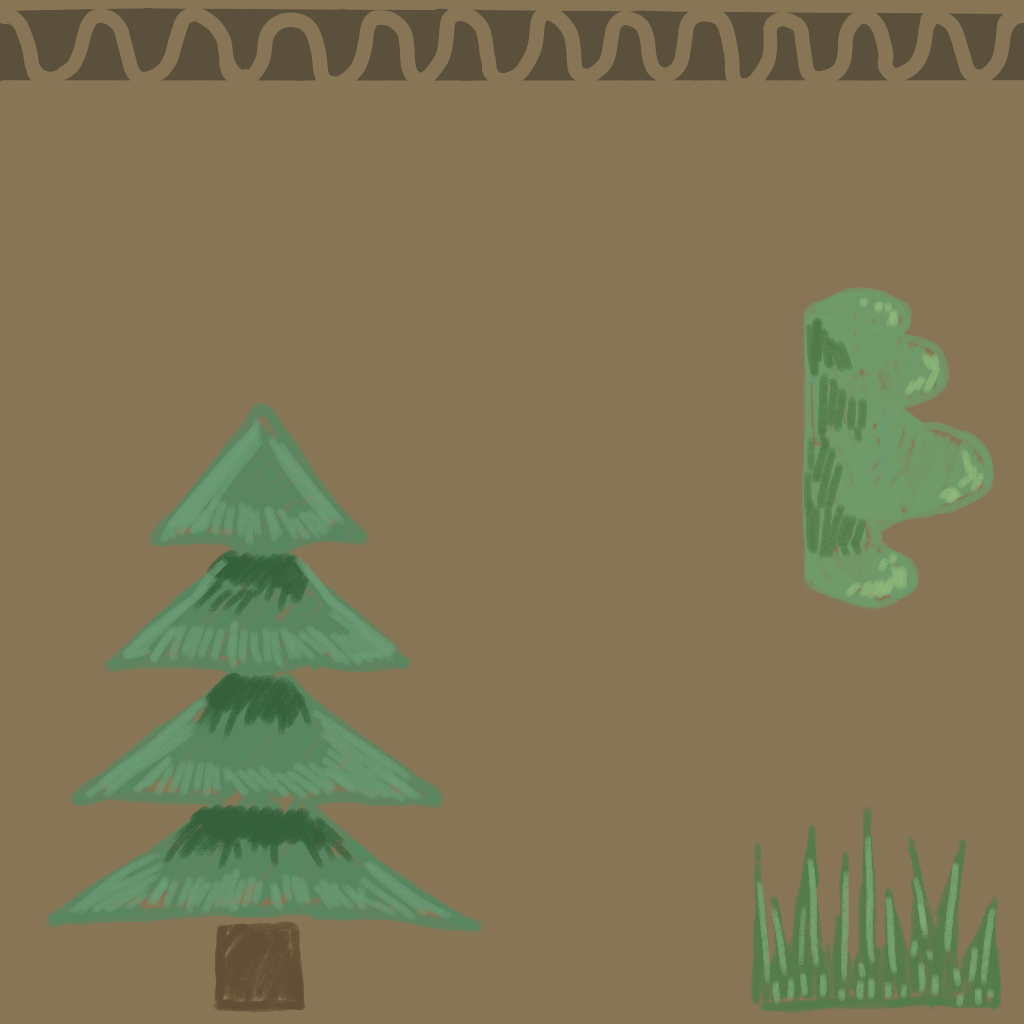
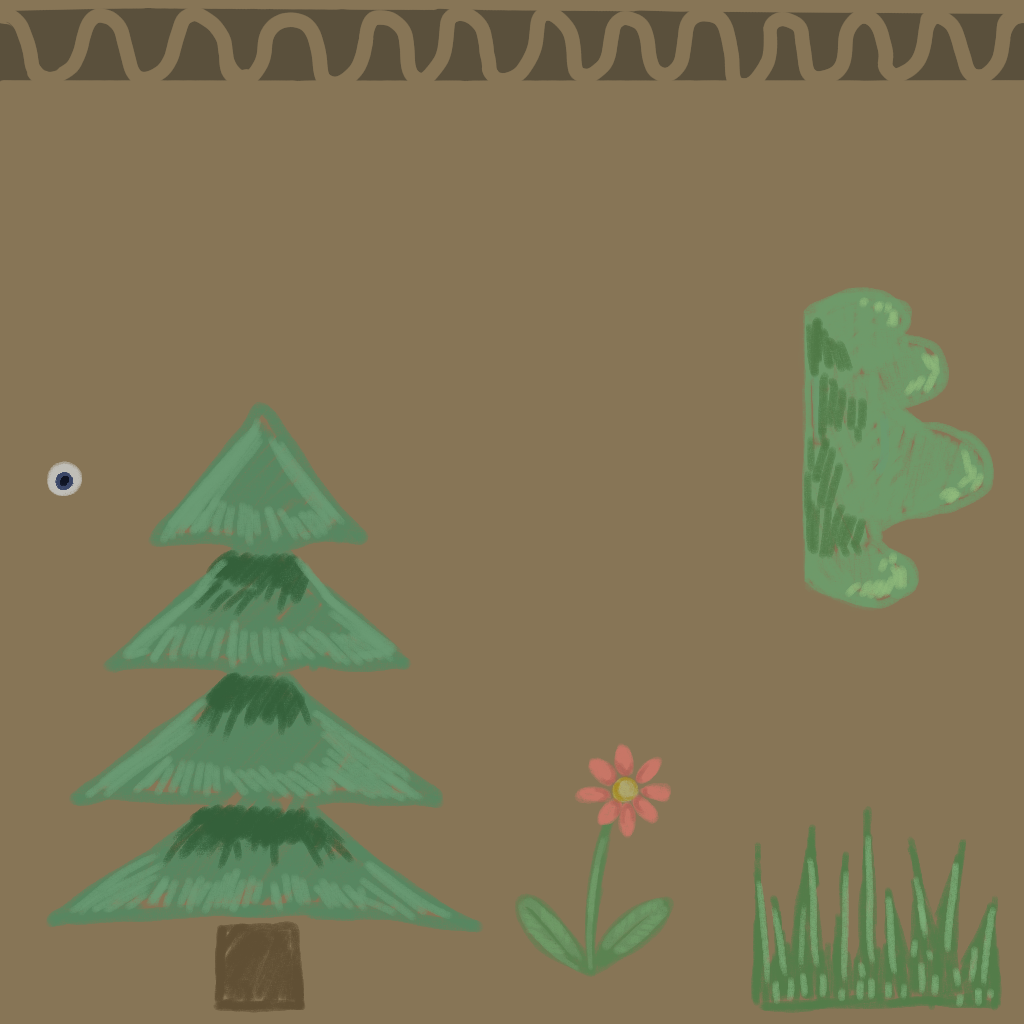
Layer changes from the first w=1024, h=1024 image to the second:
painted on "Paint Layer 3" over [47, 461, 674, 977]
painted on "Paint Layer 2" over [47, 461, 674, 977]
painted on "Paint Layer 1" over [47, 461, 674, 977]
